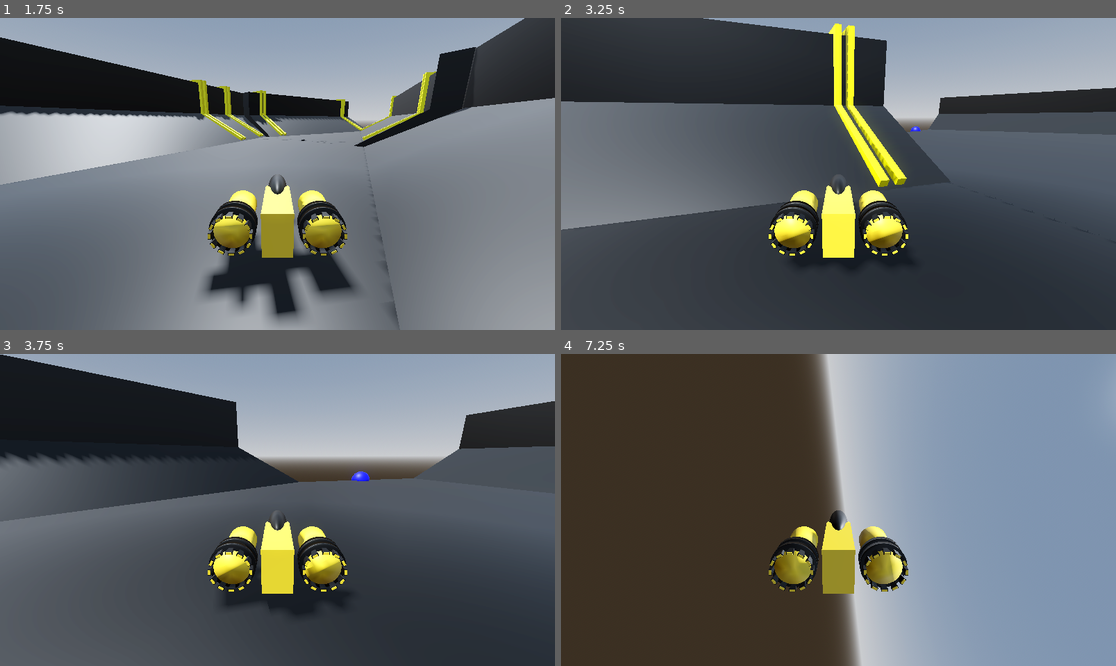
Above: before the commit, frames 1-4 (two rows, left to right).
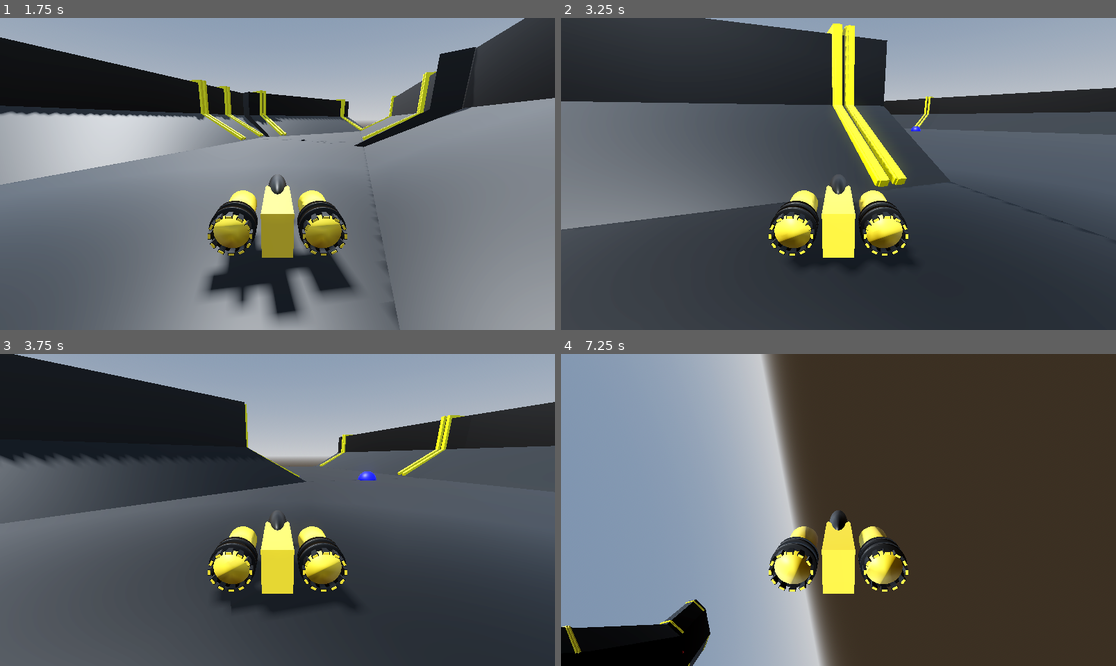
Above: after the commit, the same moments.

Repository: gheddie/godot_mace_runner_2
Game: Godot game, scene res://sandbox/manualplacement/ManualPlacingTest.tscn
The game is run twice, just before and just after one commit, with the same random seed, the same clock (stepped at 60 frames per second) and the same inputs. This scene is started directly instead of the project's main scene.
Inputs:
- Up to frame 1 (1.75 s): tap Enter at 0.5 s; hold D (turn_right) 0.53-1.28 s; hold S (move_backward) from 1.28 s (still down)
- Up to frame 2 (3.25 s): release S (move_backward) at 2.03 s; hold D (turn_right) 2.03-2.78 s; hold W (move_forward) from 2.78 s (still down)
- Up to frame 3 (3.75 s): release W (move_forward) at 3.53 s; hold A (turn_left) from 3.53 s (still down)
- Up to frame 4 (7.25 s): release A (turn_left) at 5.03 s; hold S (move_backward) 5.03-5.78 s; hold D (turn_right) 5.78-6.53 s; hold W (move_forward) from 6.53 s (still down)

Frame 1 is identical in both runs. In frame 2, 1.7% of the frame differs, in the area x 0-100%, y 0-68%; in frame 3, 4.9%; in frame 4, 95%, in the area x 0-100%, y 0-100%.

Commit message:
extending fork (rotation still wrong)

Diff:
--- a/assets/mace_elements/inherited_elements/fork/ForkMaceElement.gd
+++ b/assets/mace_elements/inherited_elements/fork/ForkMaceElement.gd
@@ -17,14 +17,19 @@
 func getDockPositionRight() -> Vector3:
 	return dockRight.global_position
 
+func onBodyEntered(body: Node3D) -> void:
+	if body is Ship:
+		print(str("entered --> ", str(body)))
+		onShipEntered()
+
 func extend() -> void:
 	# left
 	var leftTrail = MaceElementFactoryInstance.buildTrailElement()
 	leftTrail.acceptPosition(getDockPositionLeft())
-	# createdFork.rotateY(30)
+	leftTrail.rotateY(30)
 	get_tree().get_current_scene().add_child(leftTrail)
 # right
 	var rightTrail = MaceElementFactoryInstance.buildTrailElement()
 	rightTrail.acceptPosition(getDockPositionRight())
-	# createdFork.rotateY(30)
+	rightTrail.rotateY(-30)
 	get_tree().get_current_scene().add_child(rightTrail)
--- a/assets/mace_elements/inherited_elements/fork/ForkMaceElement.tscn
+++ b/assets/mace_elements/inherited_elements/fork/ForkMaceElement.tscn
@@ -26,4 +26,6 @@
 transform = Transform3D(1, 0, 0, 0, 1, 0, 0, 0, 1, 7.05, 0.85, 0)
 shape = SubResource("BoxShape3D_l0i7n")
 
+[connection signal="body_entered" from="Area" to="." method="onBodyEntered"]
+
 [editable path="fork"]
